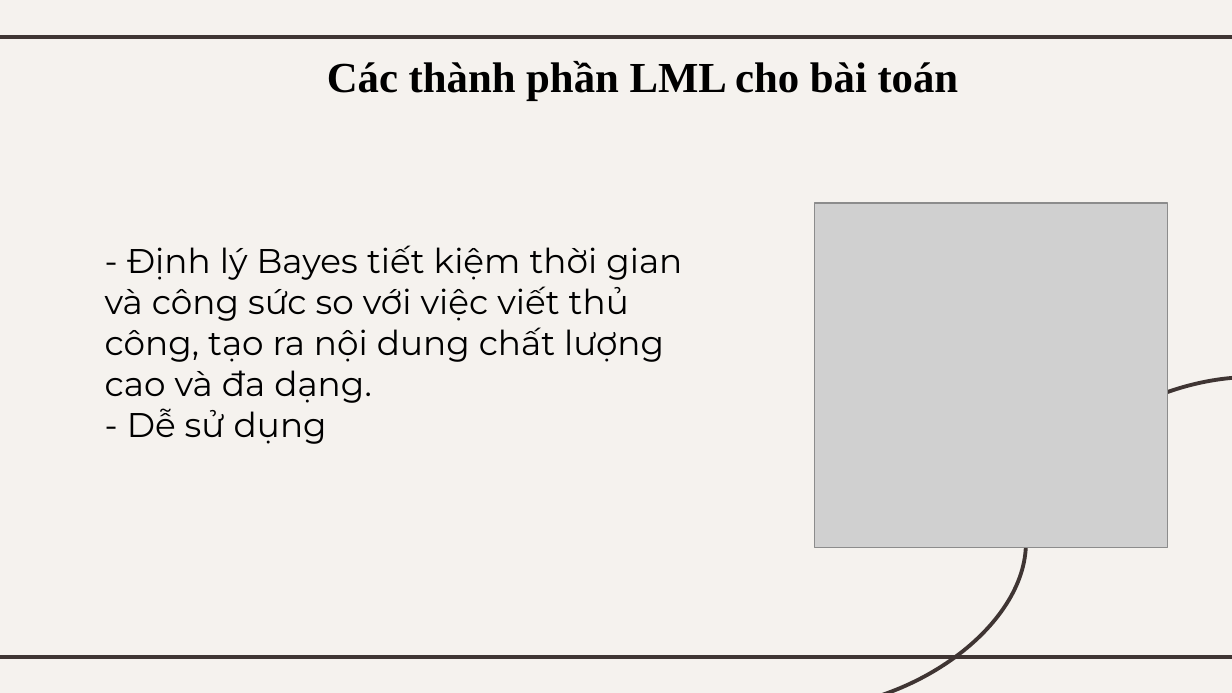
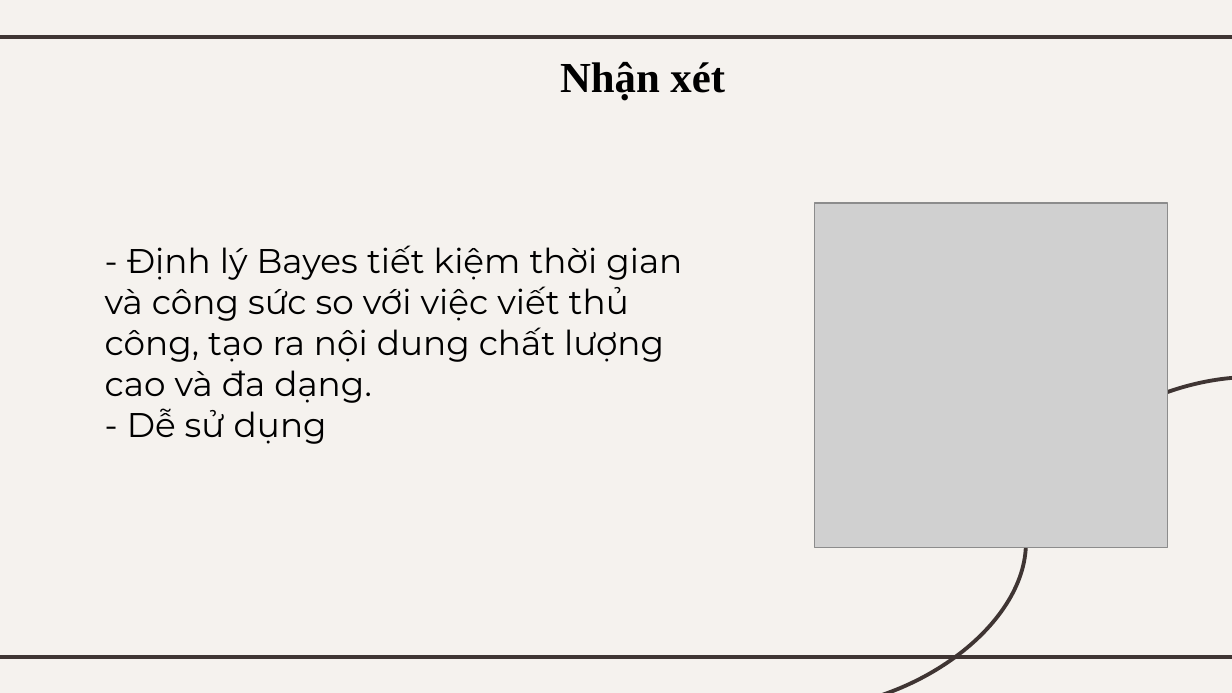
Before and after one commit to serifinal/Lifelong-ML-Naive-Bayes, a slide deck: slide 45 of slide.pptx (slide 39 before the commit). Drawn at 1232x693 pixels with LibreOffice and Linux fonts; fonts in the diff are those of the drawing; grey boxes stand for pictures. Boxes give left, top, right and bottom in pixels: in the first picture for what was removed or moved away, otherwise in the second. Text is boxed around its words. In the diff, an @@ line names an element or a change of style, - is before the commit and + after.

```diff
--- a/slide.pptx
+++ b/slide.pptx
@@ title at (560, 62, 725, 101): text changed @@
-Các thành phần LML cho bài toán
+Nhận xét
```
Also in this commit, not shown: 9 other slides changed, 9 slides added, 14 slides removed, 1 other file.
